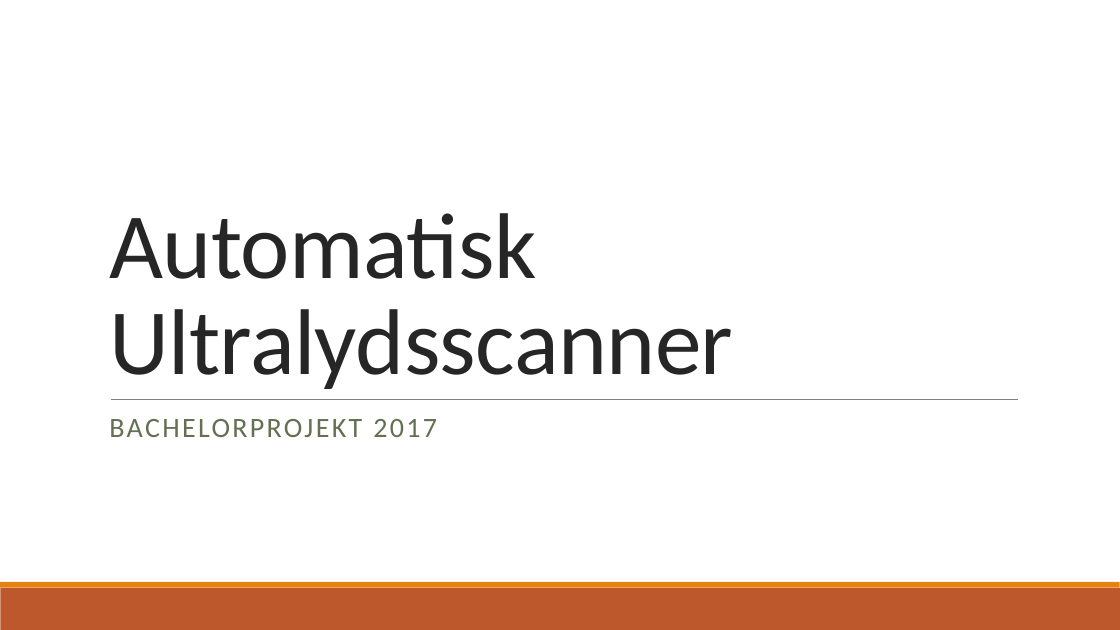
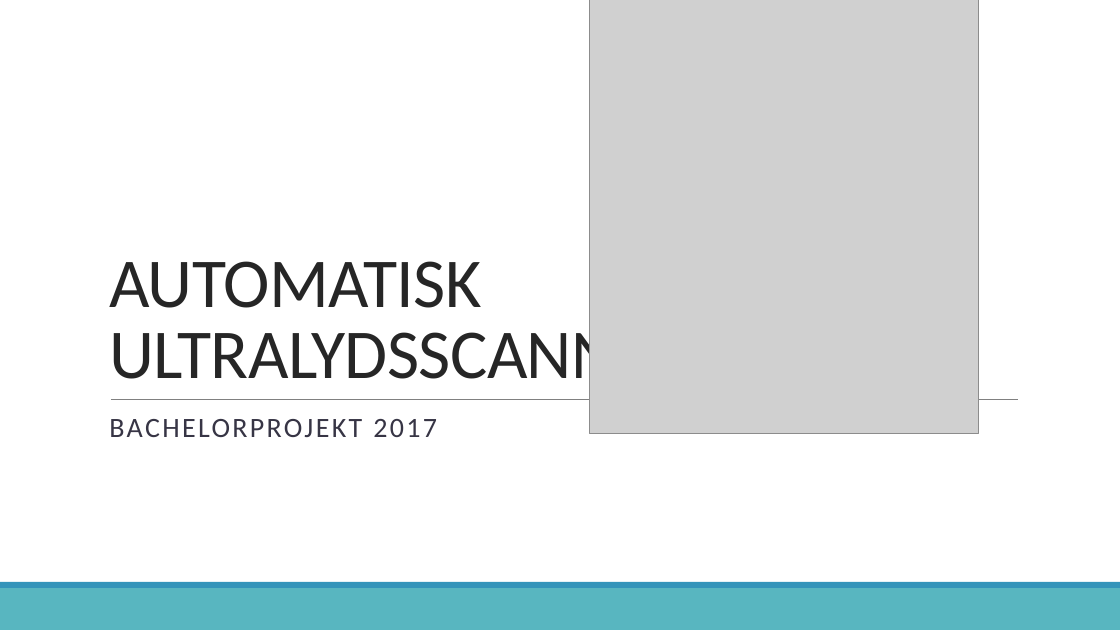
Before and after one commit to zeroregard/Automatic-Sonography, a slide deck: slide 1 of Præsentation_Eksamen.pptx. Drawn at 1120x630 pixels with LibreOffice and Linux fonts; fonts in the diff are those of the drawing; grey boxes stand for pictures. Boxes give left, top, right and bottom in pixels: in the first picture for what was removed or moved away, otherwise in the second. Text is boxed around its words. In the diff, an @@ line names an element or a change of style, - is before the commit and + after.

```diff
--- a/Præsentation_Eksamen.pptx
+++ b/Præsentation_Eksamen.pptx
@@ picture added at [590, 0, 979, 434] @@
@@ title at [109, 261, 687, 395]: text changed; size 80 to 60 pt @@
-Automatisk Ultralydsscanner
+AUTOMATISK
+ULTRALYDSSCANNER
@@ subtitle "BACHELORPROJEKT 2017" at [109, 419, 437, 437]: text colour #637052 to #373545 @@
@@ rectangle at [0, 588, 1120, 630]: fill #BD582C to #58B6C0 @@
@@ rectangle at [0, 582, 1120, 588]: fill #E48312 to #3494BA @@
```
Also in this commit, not shown: 13 other slides changed.
